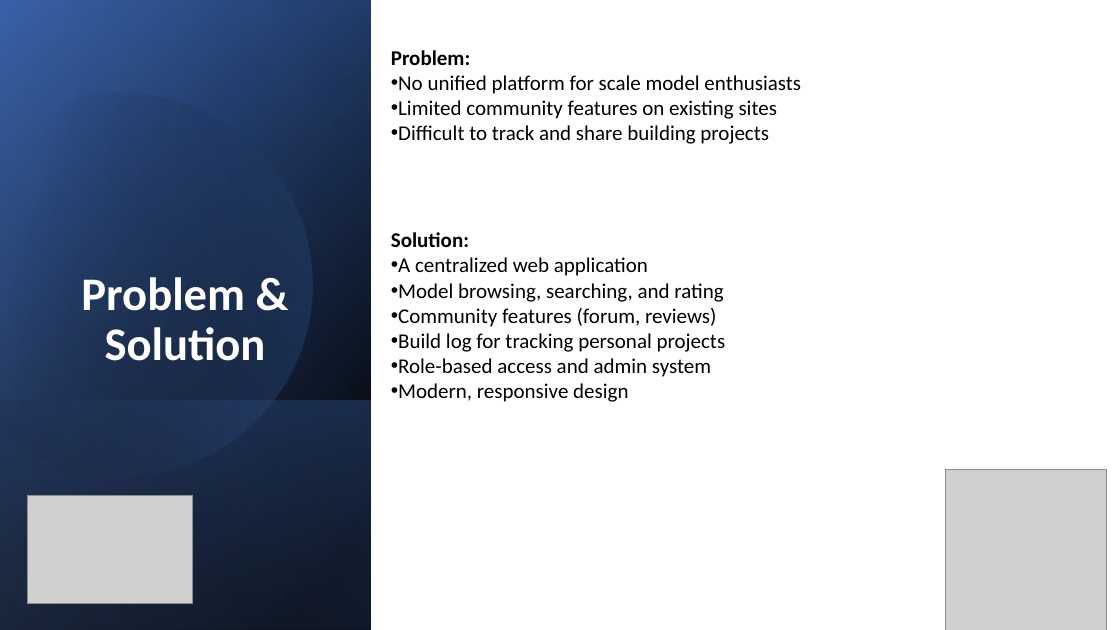
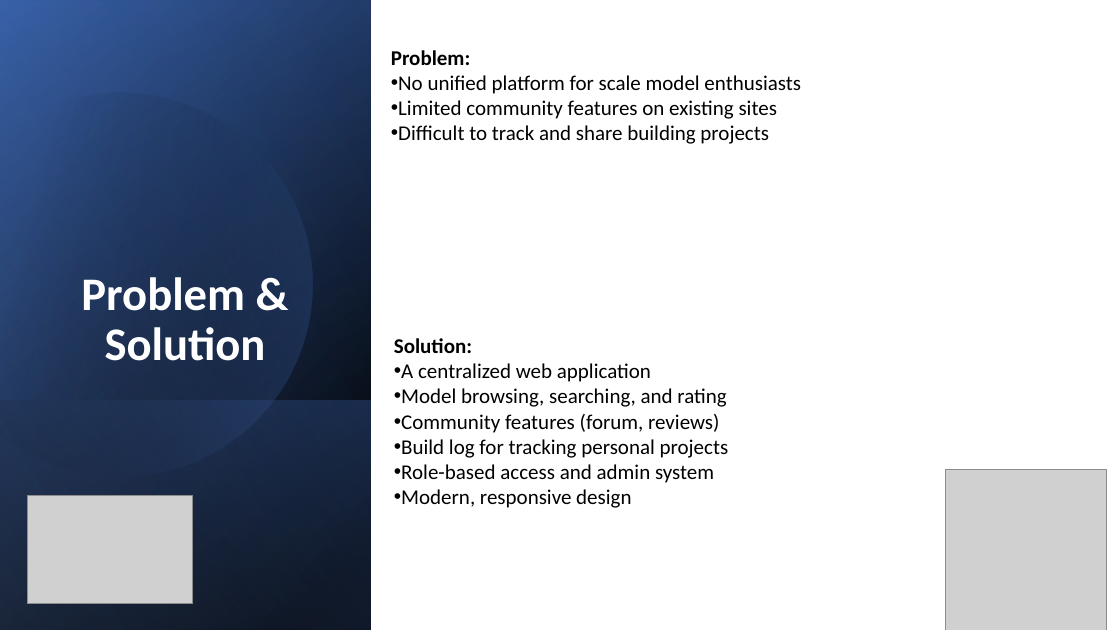
Before and after one commit to ClausPatrik/Makettoldal, a slide deck: slide 2 of MakettMester.pptx. Drawn at 1120x630 pixels with LibreOffice and Linux fonts; fonts in the diff are those of the drawing; grey boxes stand for pictures. Boxes give left, top, right and bottom in pixels: in the first picture for what was removed or moved away, otherwise in the second. Text is boxed around its words. In the diff, an @@ line names an element or a change of style, - is before the commit and + after.

```diff
--- a/MakettMester.pptx
+++ b/MakettMester.pptx
@@ text "Solution:": place and size @@
-text "Solution:" at [391, 232, 726, 402]
+text "Solution:" at [394, 338, 729, 508]
```
Also in this commit, not shown: 4 slides removed, 1 other file.
